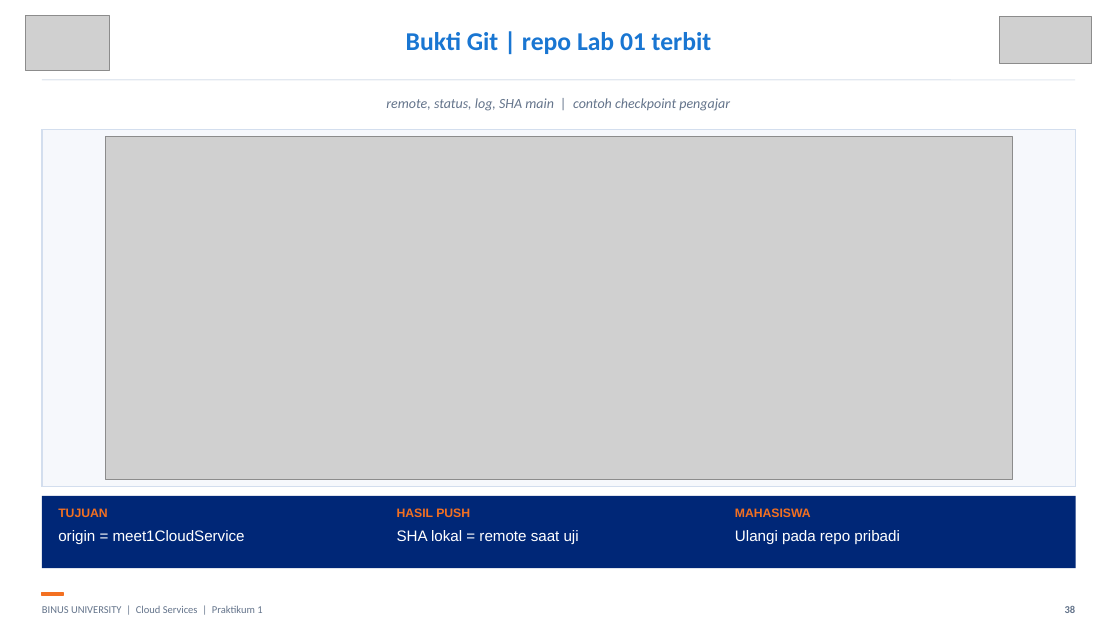
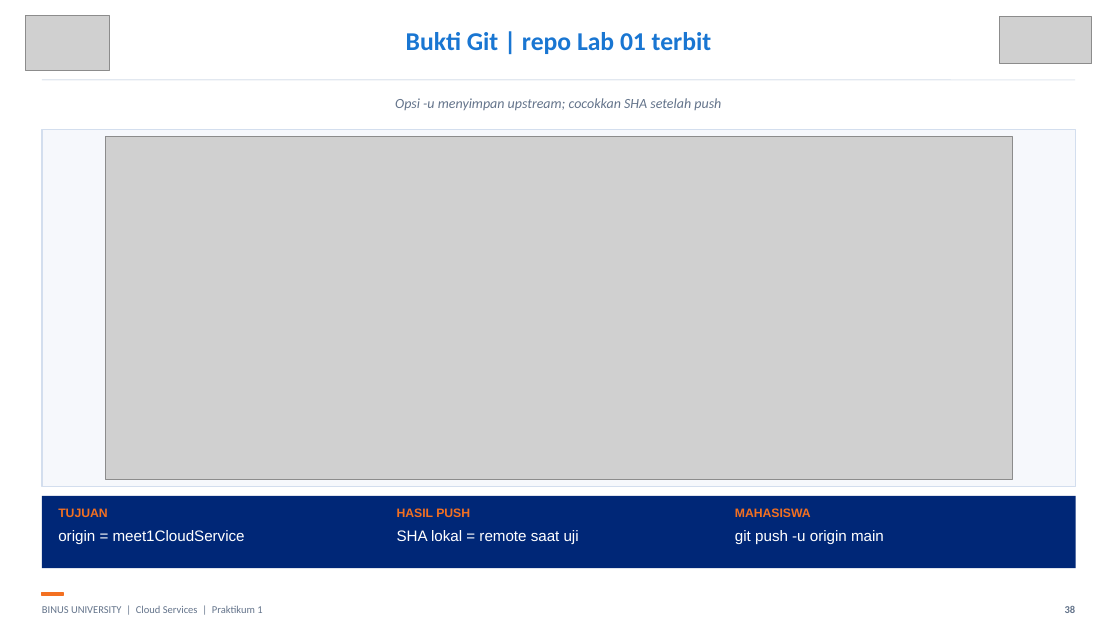
Before and after one commit to SeedFlora/meet1CloudService, a slide deck: slide 38 of slides/LAB01_Pengantar_Cloud_Hands_On_Final.pptx. Drawn at 1120x630 pixels with LibreOffice and Linux fonts; fonts in the diff are those of the drawing; grey boxes stand for pictures. Boxes give left, top, right and bottom in pixels: in the first picture for what was removed or moved away, otherwise in the second. Text is boxed around its words. In the diff, an @@ line names an element or a change of style, - is before the commit and + after.

```diff
--- a/slides/LAB01_Pengantar_Cloud_Hands_On_Final.pptx
+++ b/slides/LAB01_Pengantar_Cloud_Hands_On_Final.pptx
@@ text at (395,98,721,110): text changed @@
-remote, status, log, SHA main | contoh checkpoint pengajar
+Opsi -u menyimpan upstream; cocokkan SHA setelah push
@@ text at (735,530,884,544): text changed @@
-Ulangi pada repo pribadi
+git push -u origin main
```
Also in this commit, not shown: 21 other slides changed, 2 slides added, 2 slides removed, 1 other file.
